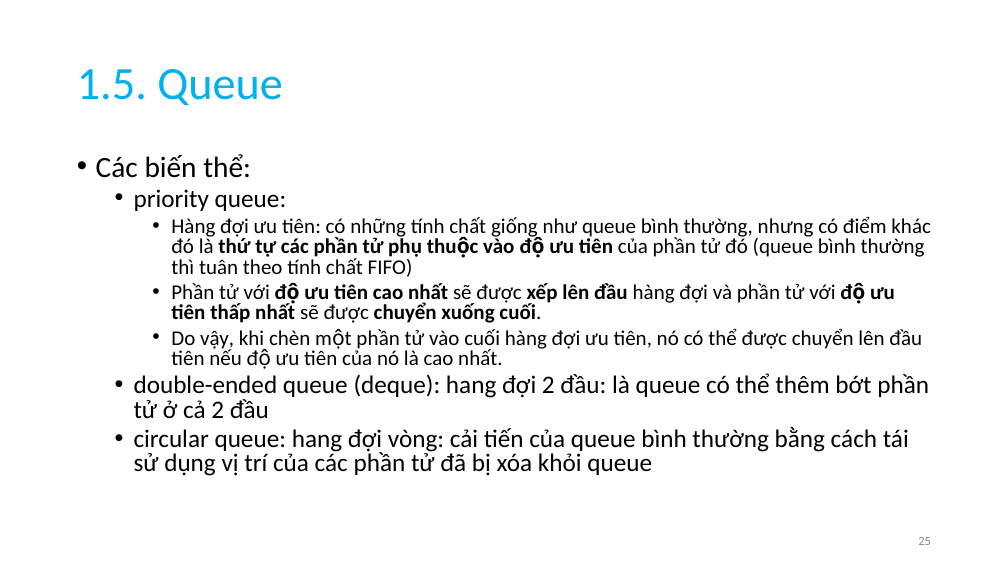
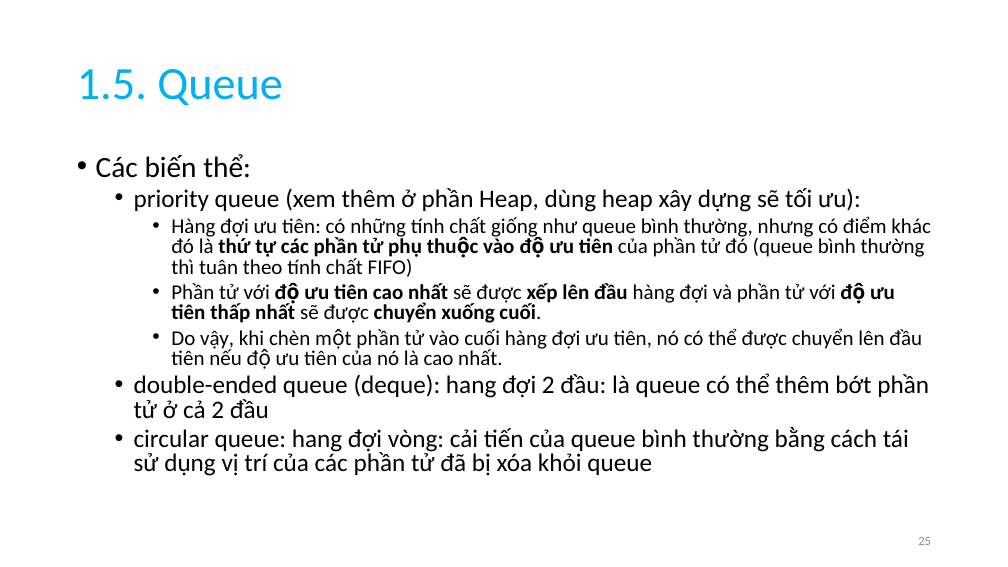
Before and after one commit to anhtuta/Notes, a slide deck: slide 25 of DSA.pptx. Drawn at 1008x567 pixels with LibreOffice and Linux fonts; fonts in the diff are those of the drawing. Boxes give left, top, right and bottom in pixels: in the first picture for what was removed or moved away, otherwise in the second. Text is boxed around its words. In the diff, an @@ line names an element or a change of style, - is before the commit and + after.

```diff
--- a/DSA.pptx
+++ b/DSA.pptx
@@ text at (134, 188, 861, 212): text changed @@
-  • priority queue:
+  • priority queue (xem thêm ở phần Heap, dùng heap xây dựng sẽ tối ưu):
```
Also in this commit, not shown: 20 other slides changed, 77 slides added, 2 slides removed.
